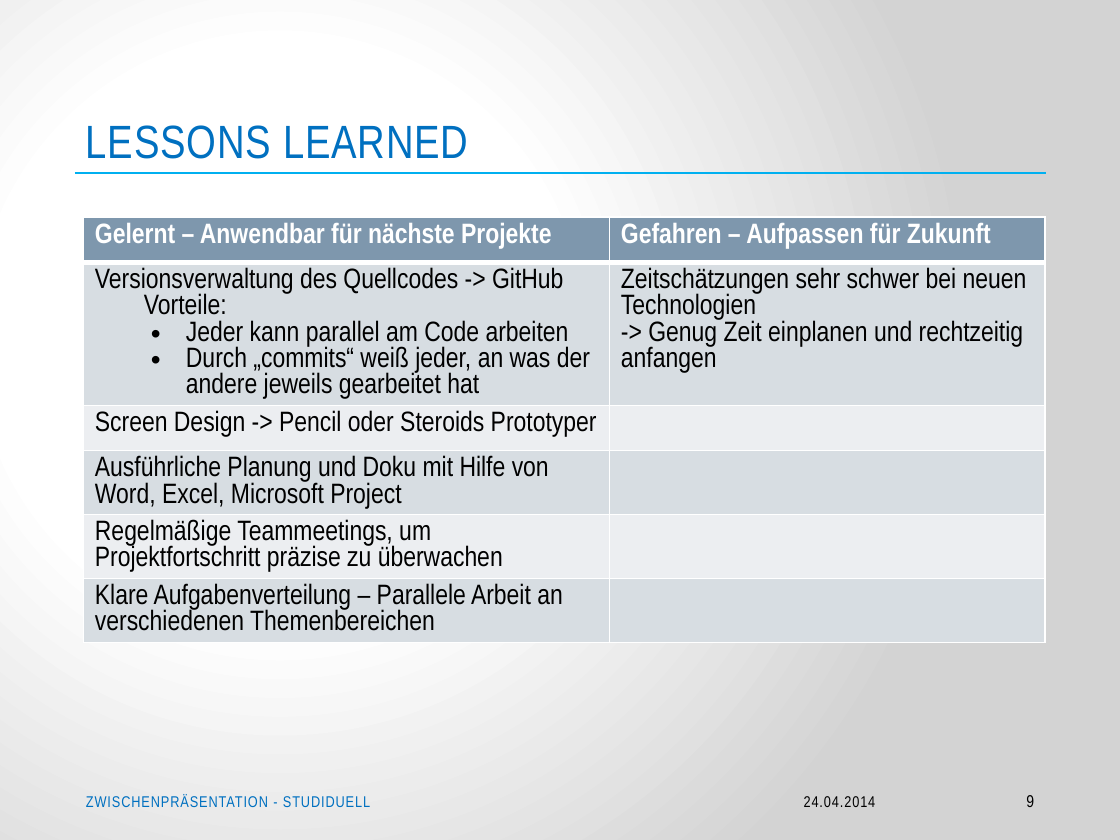
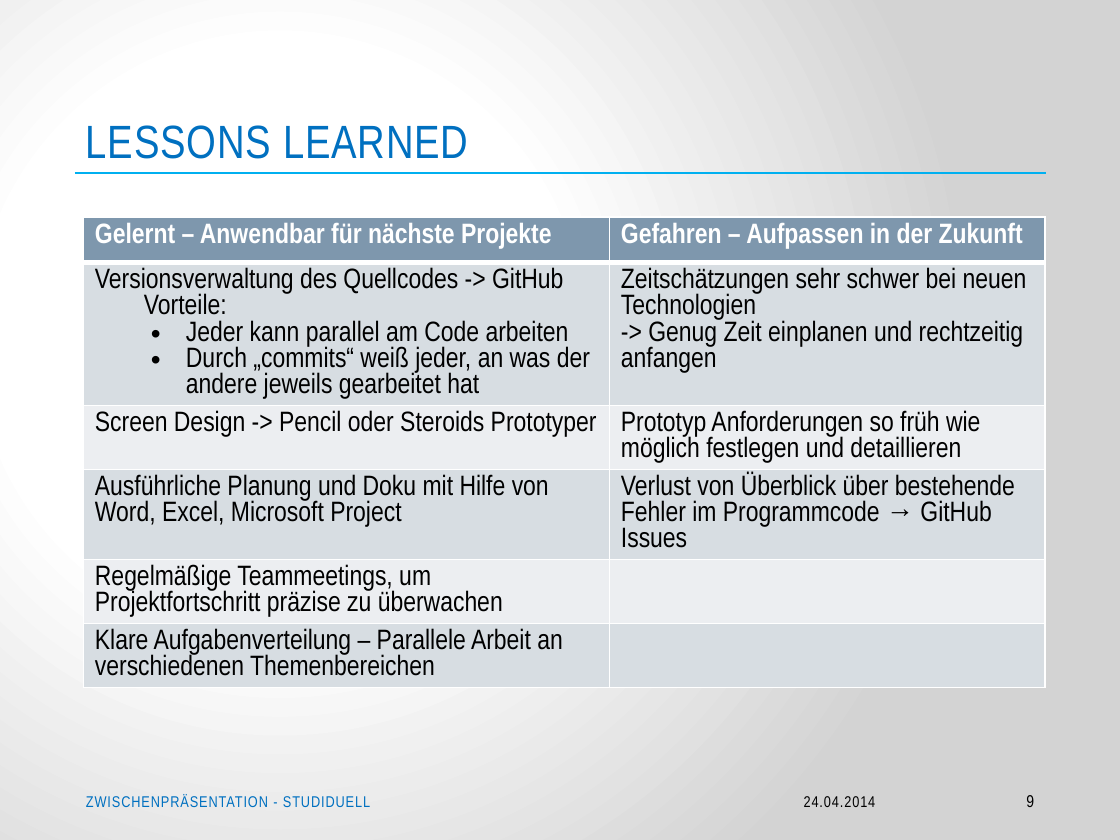
Before and after one commit to Jessi93/Quizduell, a slide deck: slide 9 of Documents/Zwischenpräsentation/Zwischenpräsentation – Projekt Studiduell.pptx. Drawn at 1120x840 pixels with LibreOffice and Linux fonts; fonts in the diff are those of the drawing; background and template pictures are left out. Boxes give left, top, right and bottom in pixels: in the first picture for what was removed or moved away, otherwise in the second. Text is boxed around its words. In the diff, an @@ line names an element or a change of style, - is before the commit and + after.

```diff
--- a/Documents/Zwischenpräsentation/Zwischenpräsentation – Projekt Studiduell.pptx
+++ b/Documents/Zwischenpräsentation/Zwischenpräsentation – Projekt Studiduell.pptx
@@ table at (84, 217, 1046, 790) @@
-row 1, column 2: Gefahren – Aufpassen für Zukunft
+row 1, column 2: Gefahren – Aufpassen in der Zukunft
-row 3, column 2: 
+row 3, column 2: Prototyp Anforderungen so früh wie möglich festlegen und detaillieren
-row 4, column 2: 
+row 4, column 2: Verlust von Überblick über bestehende Fehler im Programmcode → GitHub Issues
```
Also in this commit, not shown: 4 other slides changed.
